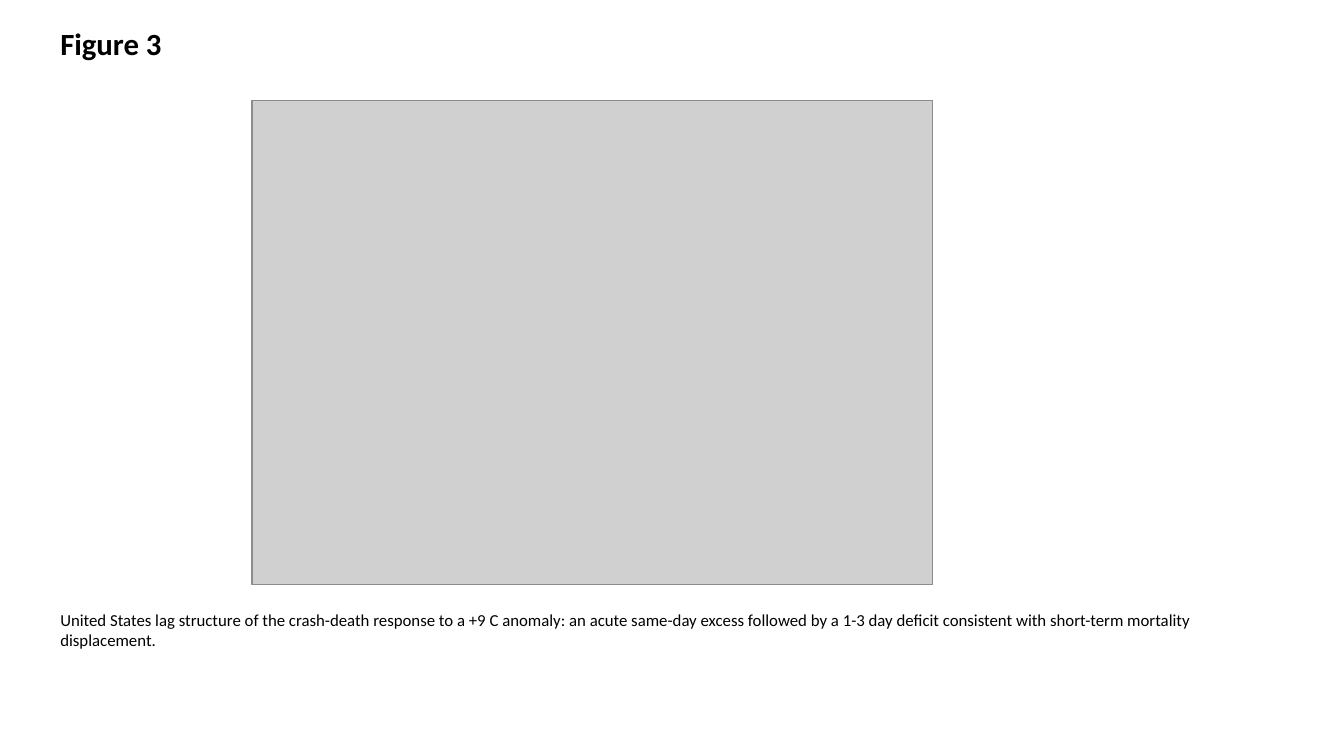
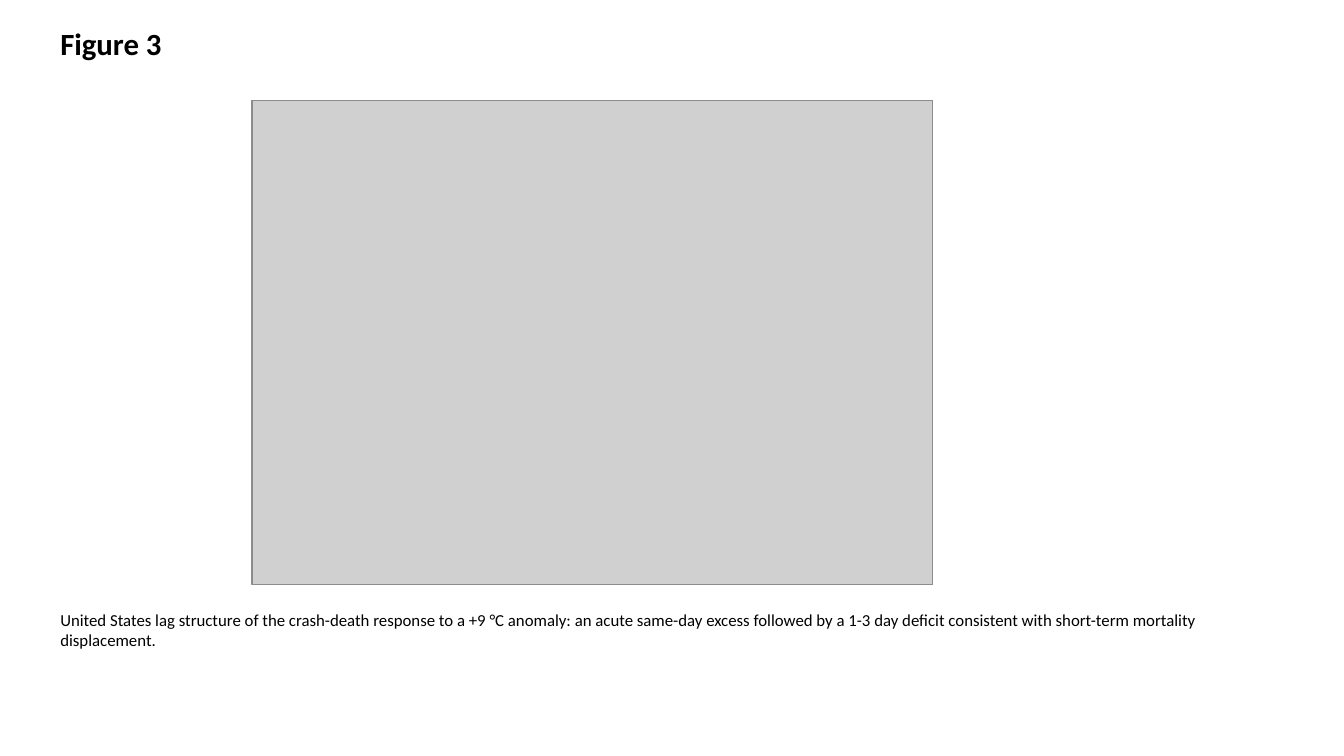
Before and after one commit to bougtoir/heat-accidents-mortality, a slide deck: slide 3 of heat_accidents_mortality/output/manuscript/figures.pptx. Drawn at 1344x756 pixels with LibreOffice and Linux fonts; fonts in the diff are those of the drawing; grey boxes stand for pictures. Boxes give left, top, right and bottom in pixels: in the first picture for what was removed or moved away, otherwise in the second. Text is boxed around its words. In the diff, an @@ line names an element or a change of style, - is before the commit and + after.

```diff
--- a/heat_accidents_mortality/output/manuscript/figures.pptx
+++ b/heat_accidents_mortality/output/manuscript/figures.pptx
@@ text at bbox=[60, 614, 1195, 649]: text changed @@
-United States lag structure of the crash-death response to a +9 C anomaly: an acute same-day excess followed by a 1-3 day deficit consistent with short-term mortality displacement.
+United States lag structure of the crash-death response to a +9 °C anomaly: an acute same-day excess followed by a 1-3 day deficit consistent with short-term mortality displacement.
```
Also in this commit, not shown: 4 other slides changed, 12 other files.
